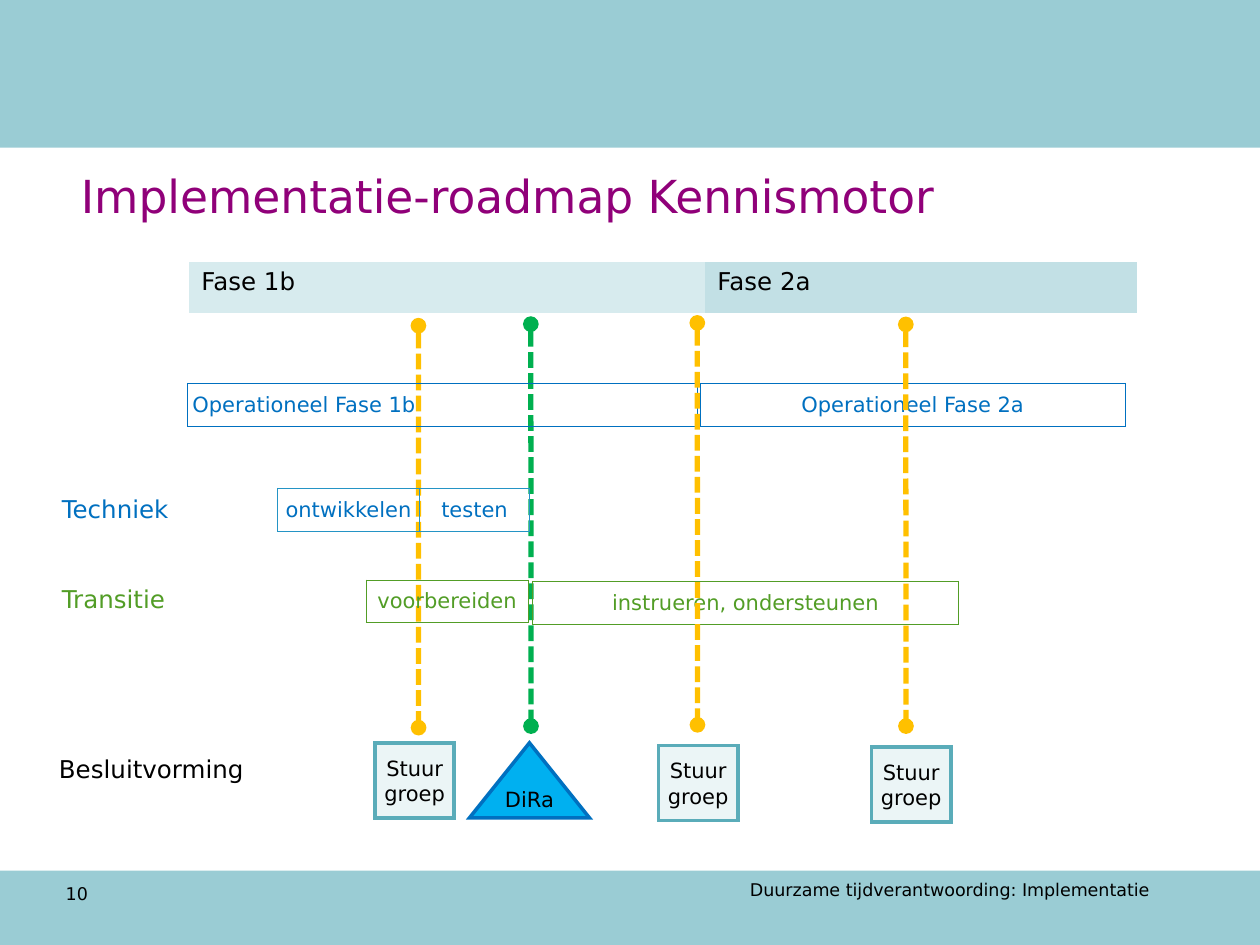
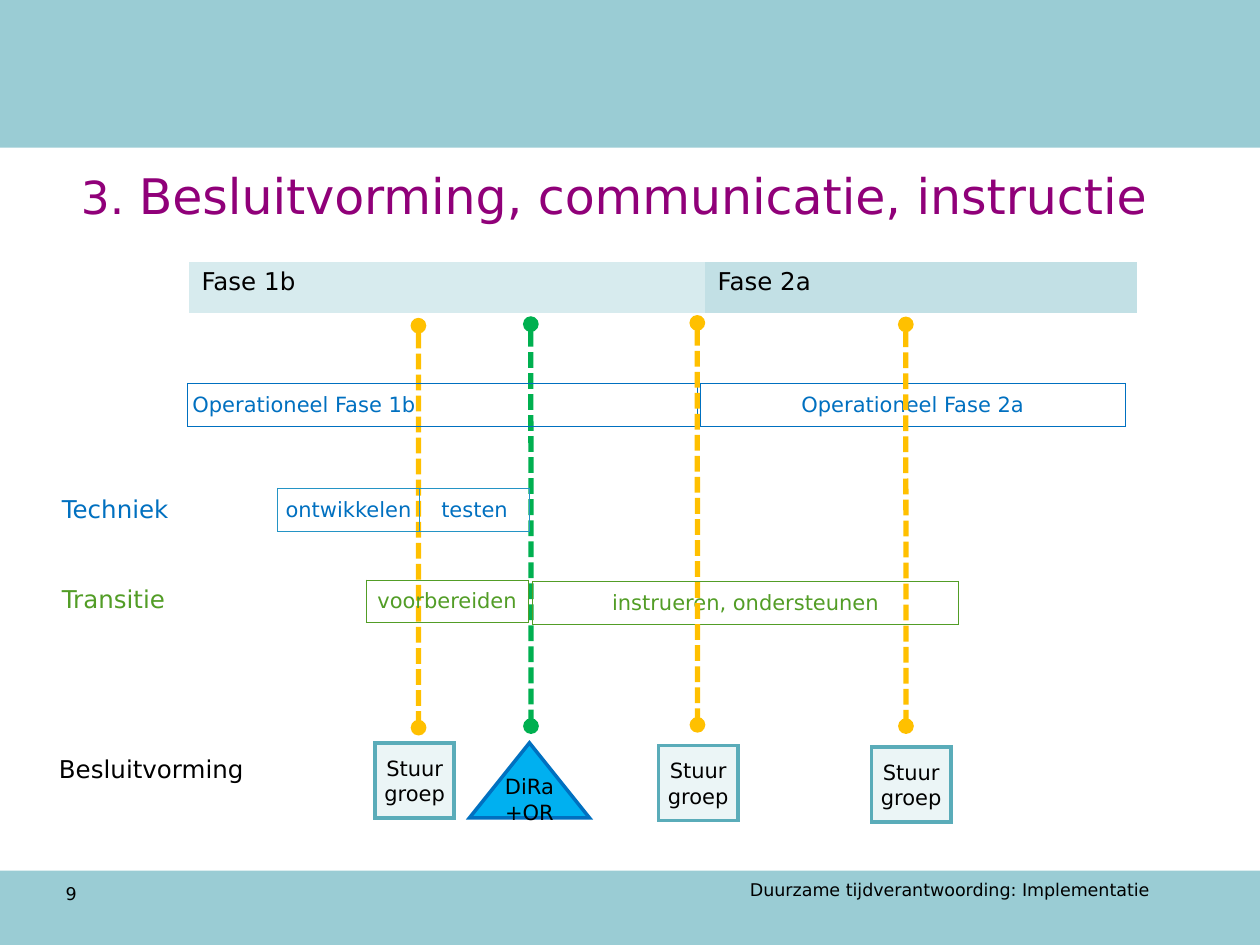
Before and after one commit to AmpersandTarski/ampersand-models, a slide deck: slide 9 of NVWA DTV/werkdocumenten/TO 12 augustus.ppt (slide 10 before the commit). Drawn at 1260x945 pixels with LibreOffice and Linux fonts; fonts in the diff are those of the drawing; background and template pictures are left out. Boxes give left, top, right and bottom in pixels: in the first picture for what was removed or moved away, otherwise in the second. Text is boxed around its words. In the diff, an @@ line names an element or a change of style, - is before the commit and + after.

```diff
--- a/NVWA DTV/werkdocumenten/TO 12 augustus.ppt
+++ b/NVWA DTV/werkdocumenten/TO 12 augustus.ppt
@@ title at box(81, 176, 1147, 225): text changed; size 26 to 28 pt @@
-Implementatie-roadmap Kennismotor
+3. Besluitvorming, communicatie, instructie
@@ text in triangle at box(505, 778, 554, 825): text changed @@
-DiRa
+DiRa+OR
@@ page number at box(66, 887, 77, 901): text changed @@
-10
+9
```
Also in this commit, not shown: 11 other slides changed, 24 slides added, 6 slides removed, 1 other file.
